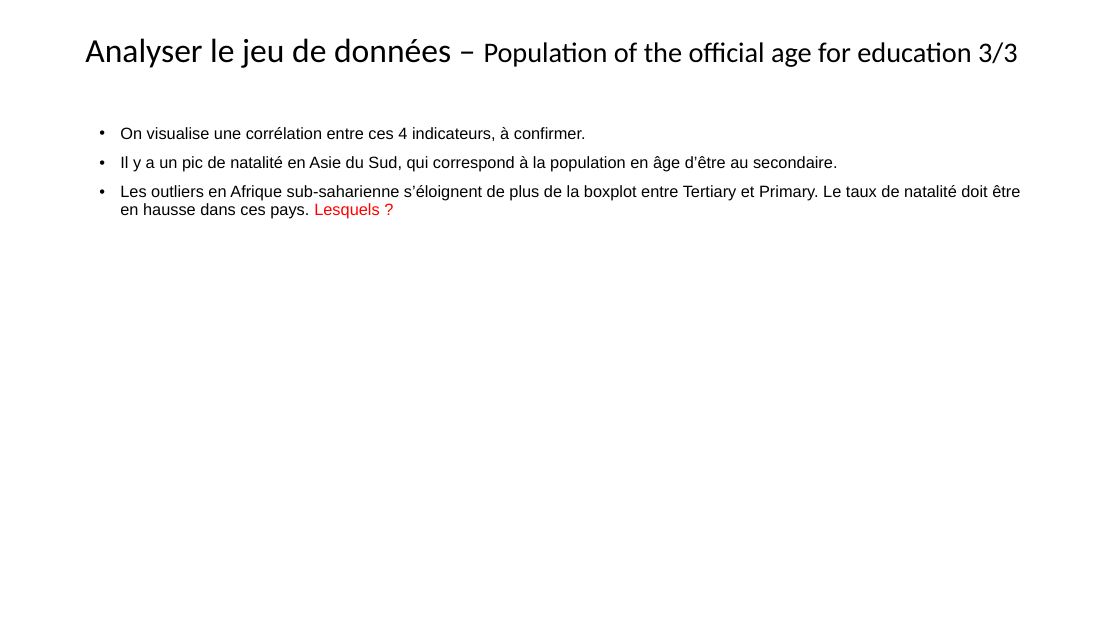
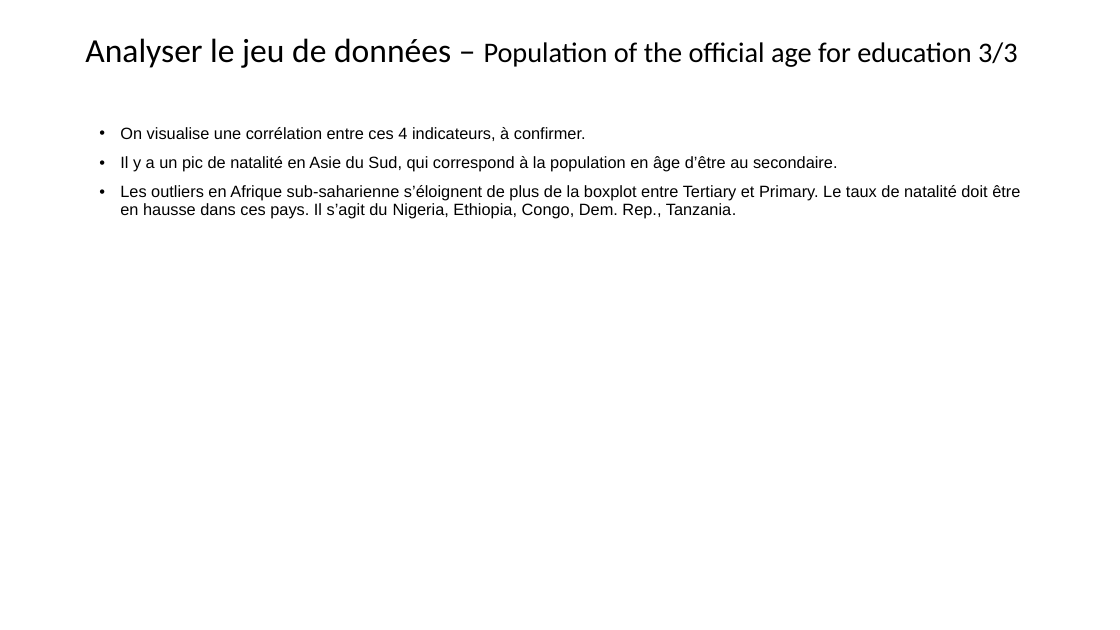
Before and after one commit to ludovic-source/Data_scientist_formation, a slide deck: slide 21 of livrables/Projet_2_presentation_Ludovic_Chimier.pptx. Drawn at 1120x630 pixels with LibreOffice and Linux fonts; fonts in the diff are those of the drawing. Boxes give left, top, right and bottom in pixels: in the first picture for what was removed or moved away, otherwise in the second. Text is boxed around its words. In the diff, an @@ line names an element or a change of style, - is before the commit and + after.

Commit message:
Update Projet_2_presentation_Ludovic_Chimier.pptx
Ajout analyse multi variée dans le support de présentation

```diff
--- a/livrables/Projet_2_presentation_Ludovic_Chimier.pptx
+++ b/livrables/Projet_2_presentation_Ludovic_Chimier.pptx
@@ text at [120, 185, 1020, 219]: text changed @@
-• Les outliers en Afrique sub-saharienne s’éloignent de plus de la boxplot entre Tertiary et Primary. Le taux de natalité doit être en hausse dans ces pays. Lesquels ?
+• Les outliers en Afrique sub-saharienne s’éloignent de plus de la boxplot entre Tertiary et Primary. Le taux de natalité doit être en hausse dans ces pays. Il s’agit du Nigeria, Ethiopia, Congo, Dem. Rep., Tanzania.
```
Also in this commit, not shown: 4 other slides changed, 6 slides added, 1 slide removed.
